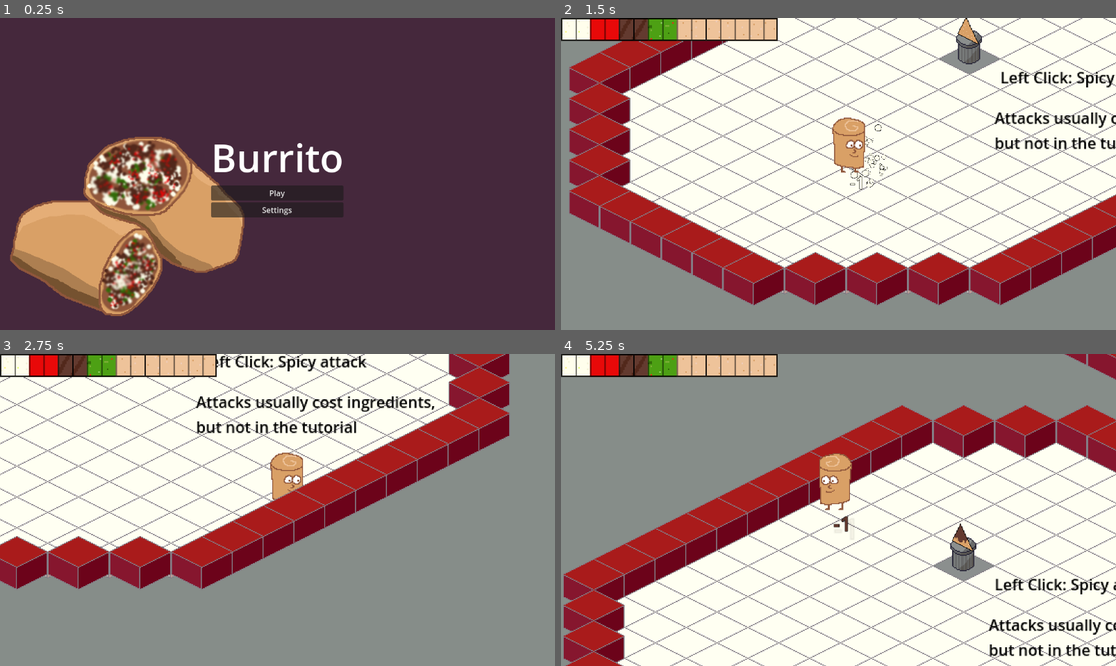
Above: before the commit, frames 1-4 (two rows, left to right).
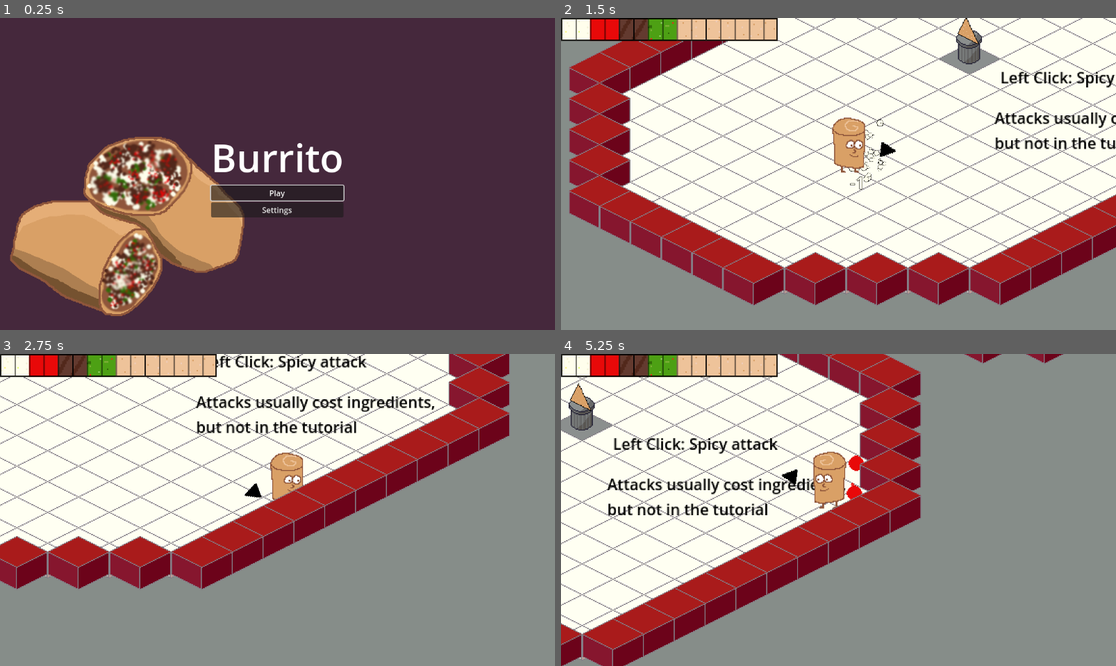
Above: after the commit, the same moments.

Repository: JordanLevy/LudumDare54
Game: Godot game, scene res://Scenes/MainMenu.tscn
The game is run twice, just before and just after one commit, with the same random seed, the same clock (stepped at 60 frames per second) and the same inputs.
Inputs (mouse positions are in pixels of both pictures, inside the frame that each line leads up to):
- Up to frame 1 (0.25 s): no input
- Up to frame 2 (1.5 s): click "Play" at 0.5 s; move the mouse to (960, 158) at 1.27 s; hold Right (ui_right) from 1.28 s (still down); hold Right mouse button (fire_cream) from 1.28 s (still down)
- Up to frame 3 (2.75 s): tap Space (fire_meat) at 1.55, 2.1 s; move the mouse to (166, 525) at 2.02 s; release Right (ui_right) at 2.03 s; release Right mouse button (fire_cream) at 2.03 s; hold Down (ui_down) from 2.03 s (still down); click (166, 525) at 2.3 s
- Up to frame 4 (5.25 s): move the mouse to (894, 441) at 2.77 s; release Down (ui_down) at 2.78 s; press the mouse at (894, 441) at 2.78 s; hold Right (ui_right) 2.78-3.53 s; right-click (894, 441) at 3.05 s; move the mouse to (810, 572) at 3.52 s; release the mouse at (810, 572) at 3.53 s; hold Up (ui_up) 3.53-4.28 s; right-click (810, 572) at 3.6 s; tap Space (fire_meat) at 3.8 s; move the mouse to (1005, 556) at 4.27 s; hold Space (fire_meat) 4.28-5.03 s; hold Left (ui_left) from 4.28 s (still down); click (1005, 556) at 4.55 s; move the mouse to (672, 463) at 5.02 s; click (672, 463) at 5.1 s

The runs differ from the first frame. In frame 1, 0.2% of the frame differs, in the area x 37-63%, y 53-59%; in frame 2, 0.3%; in frame 3, less than 0.1%; in frame 4, 84%, in the area x 0-100%, y 0-100%.

Commit message:
Added gamepad support

Diff:
--- a/Scenes/LoseScreen.tscn
+++ b/Scenes/LoseScreen.tscn
@@ -1,7 +1,8 @@
-[gd_scene load_steps=3 format=3 uid="uid://b1mrdpk76e01m"]
+[gd_scene load_steps=4 format=3 uid="uid://b1mrdpk76e01m"]
 
 [ext_resource type="Script" path="res://Scripts/WinScreen.gd" id="1_c6wfa"]
 [ext_resource type="Texture2D" uid="uid://bqka8aa6uiqtf" path="res://Assets/Background.png" id="2_lgvo4"]
+[ext_resource type="Script" path="res://Scripts/FocusButton.gd" id="3_nl54i"]
 
 [node name="LoseScreen" type="CenterContainer"]
 anchors_preset = 15
@@ -27,5 +28,6 @@
 custom_minimum_size = Vector2(104, 16)
 layout_mode = 2
 text = "Return to Main Menu"
+script = ExtResource("3_nl54i")
 
 [connection signal="pressed" from="VBoxContainer/MenuButton" to="." method="_on_menu_button_pressed"]
--- a/Scenes/MainMenu.tscn
+++ b/Scenes/MainMenu.tscn
@@ -1,7 +1,8 @@
-[gd_scene load_steps=4 format=3 uid="uid://d0odlgal36o2k"]
+[gd_scene load_steps=5 format=3 uid="uid://d0odlgal36o2k"]
 
 [ext_resource type="Script" path="res://Scripts/MainMenu.gd" id="1_13ndn"]
 [ext_resource type="Texture2D" uid="uid://bqka8aa6uiqtf" path="res://Assets/Background.png" id="2_uols0"]
+[ext_resource type="Script" path="res://Scripts/FocusButton.gd" id="3_htjye"]
 
 [sub_resource type="LabelSettings" id="LabelSettings_vb1cf"]
 font_size = 80
@@ -31,6 +32,7 @@
 custom_minimum_size = Vector2(104, 16)
 layout_mode = 2
 text = "Play"
+script = ExtResource("3_htjye")
 
 [node name="SettingsButton" type="Button" parent="VBoxContainer"]
 custom_minimum_size = Vector2(104, 16)
--- a/Scenes/Player.tscn
+++ b/Scenes/Player.tscn
@@ -1,7 +1,8 @@
-[gd_scene load_steps=8 format=3 uid="uid://bvibyd42fxp4l"]
+[gd_scene load_steps=9 format=3 uid="uid://bvibyd42fxp4l"]
 
 [ext_resource type="Script" path="res://Scripts/PlayerController.gd" id="1_fr1ph"]
 [ext_resource type="Texture2D" uid="uid://c4c1swc8nehsg" path="res://Assets/Burrito.png" id="2_w0fu8"]
+[ext_resource type="Texture2D" uid="uid://bpsw8dy55gl2a" path="res://Assets/Arrow.png" id="3_3p47i"]
 
 [sub_resource type="CircleShape2D" id="CircleShape2D_ofwbw"]
 radius = 12.0
@@ -68,6 +69,15 @@
 [node name="EndlagTimer" type="Timer" parent="."]
 one_shot = true
 
+[node name="AimArrowPivot" type="Node2D" parent="."]
+position = Vector2(0, -30)
+
+[node name="AimArrow" type="Sprite2D" parent="AimArrowPivot"]
+z_index = 100
+z_as_relative = false
+position = Vector2(40, 0)
+texture = ExtResource("3_3p47i")
+
 [connection signal="body_entered" from="Hurtbox" to="." method="_on_hurtbox_body_entered"]
 [connection signal="timeout" from="DeathTimer" to="." method="_on_death_timer_timeout"]
 [connection signal="timeout" from="DashTimer" to="." method="_on_dash_timer_timeout"]
--- a/Scenes/SettingsMenu.tscn
+++ b/Scenes/SettingsMenu.tscn
@@ -1,8 +1,9 @@
-[gd_scene load_steps=4 format=3 uid="uid://dvjgfoucp8ipj"]
+[gd_scene load_steps=5 format=3 uid="uid://dvjgfoucp8ipj"]
 
 [ext_resource type="Script" path="res://Scripts/SettingsMenu.gd" id="1_ajqhj"]
 [ext_resource type="Texture2D" uid="uid://b8sh7i134inr0" path="res://Assets/SoundIcons/SoundIcon1.png" id="2_u4r5y"]
 [ext_resource type="Texture2D" uid="uid://cmxm3jqryepuq" path="res://Assets/SoundIcons/SoundIcon2.png" id="3_5x1wo"]
+[ext_resource type="Script" path="res://Scripts/FocusButton.gd" id="4_pulm3"]
 
 [node name="SettingsMenu" type="CenterContainer"]
 anchors_preset = 15
@@ -28,6 +29,7 @@
 texture_normal = ExtResource("2_u4r5y")
 texture_pressed = ExtResource("3_5x1wo")
 stretch_mode = 0
+script = ExtResource("4_pulm3")
 
 [node name="MenuButton" type="Button" parent="VBoxContainer"]
 custom_minimum_size = Vector2(104, 16)
--- a/Scenes/WinScreen.tscn
+++ b/Scenes/WinScreen.tscn
@@ -1,7 +1,8 @@
-[gd_scene load_steps=4 format=3 uid="uid://ctflo8xcqfe8v"]
+[gd_scene load_steps=5 format=3 uid="uid://ctflo8xcqfe8v"]
 
 [ext_resource type="Script" path="res://Scripts/WinScreen.gd" id="1_ksncn"]
 [ext_resource type="Texture2D" uid="uid://bqka8aa6uiqtf" path="res://Assets/Background.png" id="2_f0igm"]
+[ext_resource type="Script" path="res://Scripts/FocusButton.gd" id="3_q0m14"]
 
 [sub_resource type="LabelSettings" id="LabelSettings_wrqhl"]
 font_size = 80
@@ -31,5 +32,6 @@
 custom_minimum_size = Vector2(104, 16)
 layout_mode = 2
 text = "Return to Main Menu"
+script = ExtResource("3_q0m14")
 
 [connection signal="pressed" from="VBoxContainer/MenuButton" to="." method="_on_menu_button_pressed"]
--- a/Scripts/CreamProjectile.gd
+++ b/Scripts/CreamProjectile.gd
@@ -6,23 +6,22 @@
 var player: Player
 
 func _ready():
-	player_offset = Vector2(0, -20)
 	knockback = 7
 	speed = 1
 	endlag = 1.2
 	ingredient_type = GlobalManager.IngredientType.CREAM
 	player = get_tree().get_root().get_node("Node2D/Player")
-	position = player.position + player_offset
-	rotation = atan2(player.mouse_position.y - position.y, player.mouse_position.x - position.x)
-	velocity = Vector2(cos(rotation), sin(rotation)).normalized() * speed
+	position = player.position - player.shoot_offset
+	rotation = atan2(player.aim_target.y, player.aim_target.x)
+	velocity = player.aim_target * speed
 
 
 func on_hit():
 	pass
 
 func _physics_process(delta):
-	position = player.position + player_offset
-	rotation = atan2(player.mouse_position.y - position.y, player.mouse_position.x - position.x)
+	position = player.position - player.shoot_offset
+	rotation = atan2(player.aim_target.y, player.aim_target.x)
 	super._physics_process(delta)
 
 
--- /dev/null
+++ b/Scripts/FocusButton.gd
@@ -0,0 +1,4 @@
+extends Control
+
+func _ready():
+	grab_focus()
--- a/Scripts/GlobalManager.gd
+++ b/Scripts/GlobalManager.gd
@@ -75,7 +75,6 @@
 signal game_state_changed
 signal monster_killed
 signal toggle_mute_music
-
 
 var is_menu_enabled = true
 var nacho_count : Array[int] = [0, 0, 0, 0, 0]
--- a/Scripts/MeatProjectile.gd
+++ b/Scripts/MeatProjectile.gd
@@ -5,20 +5,19 @@
 var player: Player
 
 func _ready():
-	player_offset = Vector2(0, -30)
 	knockback = -5
 	speed = 40
 	endlag = 0.5
 	ingredient_type = GlobalManager.IngredientType.MEAT
 	player = get_tree().get_root().get_node("Node2D/Player")
 	velocity = player.velocity.normalized()
-	move_and_collide(player_offset)
+	move_and_collide(-player.shoot_offset)
 
 func on_hit():
 	pass
 
 func _physics_process(_delta):
-	move_and_collide(player.global_position - position + player_offset)
+	move_and_collide(player.global_position - position - player.shoot_offset)
 
 func _on_despawn_timer_timeout():
 	despawn()
--- a/Scripts/PlayerController.gd
+++ b/Scripts/PlayerController.gd
@@ -24,7 +24,12 @@
 var fire_cream = false
 var fire_spice = false
 var fire_meat = false
+
 var mouse_position = Vector2.ZERO
+var mouse_aim = Vector2.ZERO
+var controller_aim = Vector2.ZERO
+var aim_target = Vector2.ZERO
+var shoot_offset = Vector2(0, 30)
 
 signal ingredients_changed(ingredients : Array[int])
 
@@ -40,12 +45,16 @@
 var endlag_timer: Timer
 
 var knockback_coefficient = 10
+
+var aim_arrow_pivot: Node2D
+var is_using_mouse_aim = true
 
 func _ready():
 	sprite = get_node("Sprite")
 	dash_timer = get_node("DashTimer")
 	death_timer = get_node("DeathTimer")
 	endlag_timer = get_node("EndlagTimer")
+	aim_arrow_pivot = get_node("AimArrowPivot")
 	ingredients = [2, 2, 2, 2]
 	monster_rewards = [2, 2, 2, 2]
 	GlobalManager.monster_killed.connect(on_monster_killed)
@@ -60,6 +69,19 @@
 	input.x = Input.get_action_strength("ui_right") - Input.get_action_strength("ui_left")
 	input.y = (Input.get_action_strength("ui_down") - Input.get_action_strength("ui_up"));
 	mouse_position = get_global_mouse_position()
+	mouse_aim = (mouse_position + shoot_offset - global_position).normalized()
+	var controller_x = Input.get_action_strength("aim_right") - Input.get_action_strength("aim_left")
+	var controller_y = Input.get_action_strength("aim_up") - Input.get_action_strength("aim_down")
+	controller_aim = Vector2(controller_x, -controller_y).normalized()
+
+	if controller_aim.length() > 0:
+		is_using_mouse_aim = false
+
+	if is_using_mouse_aim:
+		aim_target = mouse_aim
+	elif controller_aim.length() > 0:
+			aim_target = controller_aim
+
 	if input.length() > 0:
 		input = input.normalized()
 	else:
@@ -67,6 +89,7 @@
 	fire_cream = Input.is_action_pressed("fire_cream")
 	fire_spice = Input.is_action_pressed("fire_spice")
 	fire_meat = Input.is_action_pressed("fire_meat")
+	aim_arrow_pivot.rotation = atan2(aim_target.y, aim_target.x)
 
 
 func player_movement(delta):
@@ -150,7 +173,7 @@
 func shoot(ingredient: GlobalManager.IngredientType):
 	GlobalManager.play_sound_effect(GlobalManager.SoundType.SHOOT, ingredient, self)
 	var instance = projectile_prefabs[ingredient].instantiate()
-	instance.target = mouse_position
+	instance.target = aim_target
 	instance.global_position = global_position
 	get_parent().add_child(instance)
 	endlag_timer.wait_time = instance.endlag
@@ -158,10 +181,7 @@
 
 func start_dash():
 	dash_timer.start()
-	if velocity.length() > 0.01:
-		dash_velocity = velocity.normalized() * dash_speed
-	else:
-		dash_velocity = (mouse_position - global_position).normalized() * dash_speed
+	dash_velocity = aim_target * dash_speed
 
 func spawn_effect(effect: PackedScene, pos: Vector2):
 	var instance = effect.instantiate()
@@ -203,3 +223,9 @@
 
 func _on_dash_timer_timeout():
 	velocity = Vector2.ZERO
+
+func _input(event):
+	if event is InputEventMouseMotion:
+		var mouse_motion = event.relative
+		if mouse_motion.length() > 0:
+			is_using_mouse_aim = true
--- a/Scripts/Projectile.gd
+++ b/Scripts/Projectile.gd
@@ -2,7 +2,6 @@
 
 class_name Projectile
 
-var player_offset = Vector2.ZERO
 var damage = 1
 var knockback = 2
 var speed = 2
--- a/Scripts/SpiceProjectile.gd
+++ b/Scripts/SpiceProjectile.gd
@@ -5,14 +5,13 @@
 var player: Player
 
 func _ready():
-	player_offset = Vector2(0, -40)
 	knockback = 2
 	speed = 150
 	endlag = 0.5
 	ingredient_type = GlobalManager.IngredientType.SPICE
 	player = get_tree().get_root().get_node("Node2D/Player")
-	move_and_collide(player_offset)
-	velocity = (target - global_position).normalized() * speed
+	move_and_collide(-player.shoot_offset)
+	velocity = player.aim_target * speed
 
 func _on_despawn_timer_timeout():
 	despawn()
--- a/project.godot
+++ b/project.godot
@@ -22,6 +22,14 @@
 
 [input]
 
+ui_accept={
+"deadzone": 0.5,
+"events": [Object(InputEventKey,"resource_local_to_scene":false,"resource_name":"","device":0,"window_id":0,"alt_pressed":false,"shift_pressed":false,"ctrl_pressed":false,"meta_pressed":false,"pressed":false,"keycode":4194309,"physical_keycode":0,"key_label":0,"unicode":0,"echo":false,"script":null)
+, Object(InputEventKey,"resource_local_to_scene":false,"resource_name":"","device":0,"window_id":0,"alt_pressed":false,"shift_pressed":false,"ctrl_pressed":false,"meta_pressed":false,"pressed":false,"keycode":4194310,"physical_keycode":0,"key_label":0,"unicode":0,"echo":false,"script":null)
+, Object(InputEventKey,"resource_local_to_scene":false,"resource_name":"","device":0,"window_id":0,"alt_pressed":false,"shift_pressed":false,"ctrl_pressed":false,"meta_pressed":false,"pressed":false,"keycode":32,"physical_keycode":0,"key_label":0,"unicode":32,"echo":false,"script":null)
+, Object(InputEventJoypadButton,"resource_local_to_scene":false,"resource_name":"","device":-1,"button_index":0,"pressure":0.0,"pressed":true,"script":null)
+]
+}
 ui_left={
 "deadzone": 0.5,
 "events": [Object(InputEventKey,"resource_local_to_scene":false,"resource_name":"","device":0,"window_id":0,"alt_presse …(181 unchanged characters)…
@@ -72,6 +80,26 @@
 , Object(InputEventKey,"resource_local_to_scene":false,"resource_name":"","device":-1,"window_id":0,"alt_pressed":false,"shift_pressed":false,"ctrl_pressed":false,"meta_pressed":false,"pressed":false,"keycode":0,"physical_keycode":32,"key_label":0,"unicode":32,"echo":false,"script":null)
 ]
 }
+aim_left={
+"deadzone": 0.5,
+"events": [Object(InputEventJoypadMotion,"resource_local_to_scene":false,"resource_name":"","device":-1,"axis":2,"axis_value":-1.0,"script":null)
+]
+}
+aim_right={
+"deadzone": 0.5,
+"events": [Object(InputEventJoypadMotion,"resource_local_to_scene":false,"resource_name":"","device":-1,"axis":2,"axis_value":1.0,"script":null)
+]
+}
+aim_down={
+"deadzone": 0.5,
+"events": [Object(InputEventJoypadMotion,"resource_local_to_scene":false,"resource_name":"","device":-1,"axis":3,"axis_value":1.0,"script":null)
+]
+}
+aim_up={
+"deadzone": 0.5,
+"events": [Object(InputEventJoypadMotion,"resource_local_to_scene":false,"resource_name":"","device":-1,"axis":3,"axis_value":-1.0,"script":null)
+]
+}
 
 [layer_names]
 
Binary file added: Assets/Arrow.aseprite
Binary file added: Assets/Arrow.png
Not shown, added: Assets/Arrow.png.import
